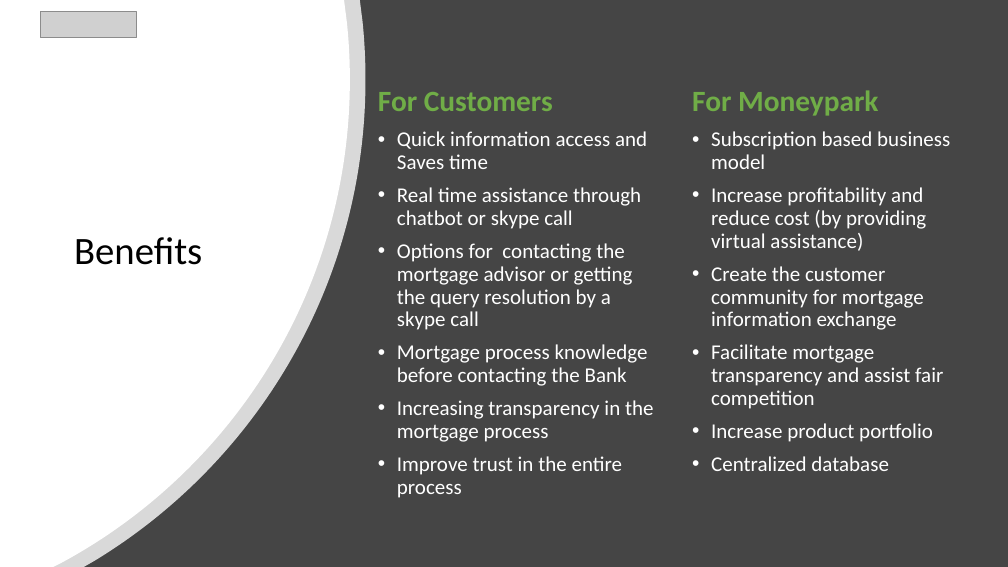
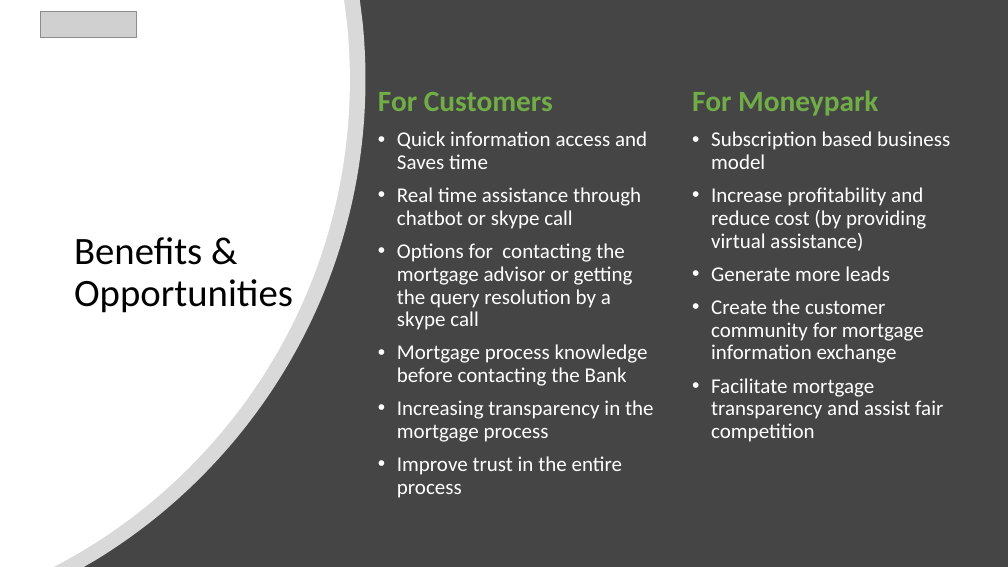
Before and after one commit to AgileBusinessAnalysis/09_TEAM, a slide deck: slide 4 of Final Pitch/FinalPitch_Happy Mortgage_V1.0.pptx. Drawn at 1008x567 pixels with LibreOffice and Linux fonts; fonts in the diff are those of the drawing; grey boxes stand for pictures. Boxes give left, top, right and bottom in pixels: in the first picture for what was removed or moved away, otherwise in the second. Text is boxed around its words. In the diff, an @@ line names an element or a change of style, - is before the commit and + after.

```diff
--- a/Final Pitch/FinalPitch_Happy Mortgage_V1.0.pptx
+++ b/Final Pitch/FinalPitch_Happy Mortgage_V1.0.pptx
@@ title at [74, 237, 293, 313]: text changed @@
-Benefits
+Benefits &
+Opportunities
@@ text at [711, 266, 890, 281]: paragraph added @@
+• Generate more leads
@@ text at [711, 423, 933, 471]: paragraphs removed @@
-• Increase product portfolio
-• Centralized database
```
Also in this commit, not shown: 4 other slides changed.
